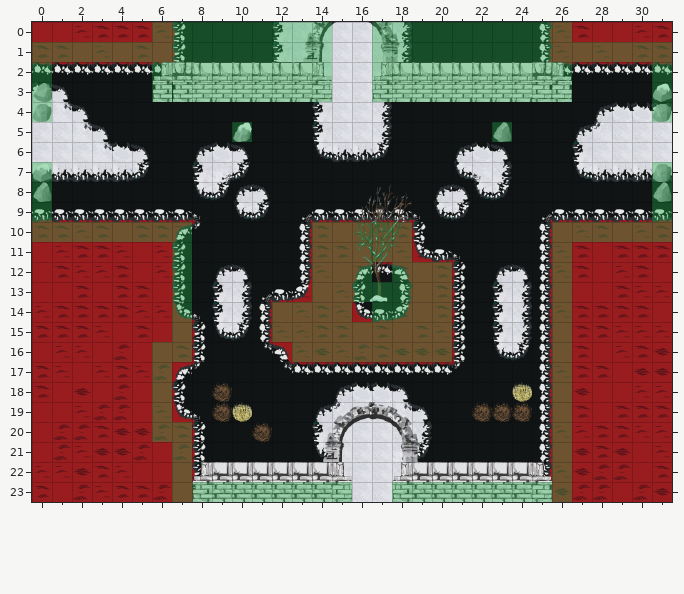
Two states of a Tiled map, levels_tmx/tmx/new_1.tmx. The picture above is the old version.
Cells are 32x32 px. Shown: x 0..31, y 0..23.
Now the later version:
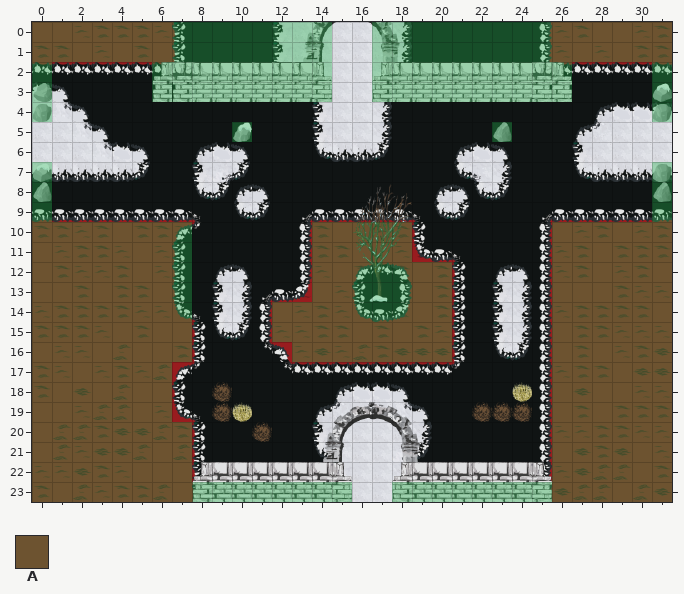
Key: from "coll": A 0.
_ is an empty cell.
See-through tiles are keyed as they look on the map.
What changed:
Layer "Collision":
y 0: x 0..5 ______ -> AAAAAA; x 27..31 _____ -> AAAAA
y 11: x 0..6 _______ -> AAAAAAA; x 27..31 _____ -> AAAAA
y 12: x 0..6 _______ -> AAAAAAA; x 17 _ -> A; x 27..31 _____ -> AAAAA
y 13: x 0..6 _______ -> AAAAAAA; x 27..31 _____ -> AAAAA
y 14: x 0..6 _______ -> AAAAAAA; x 16 _ -> A; x 27..31 _____ -> AAAAA
y 15: x 0..6 _______ -> AAAAAAA; x 27..31 _____ -> AAAAA
y 16..20: x 0..5 ______ -> AAAAAA; x 27..31 _____ -> AAAAA
y 21..23: x 0..6 _______ -> AAAAAAA; x 27..31 _____ -> AAAAA
Boxes around the changes in both pictures, in picture pixels (x1, y1, x2, y2):
added: (32, 22, 152, 42)
added: (572, 22, 672, 42)
added: (32, 242, 172, 502)
added: (572, 242, 672, 502)
added: (372, 262, 392, 282)
added: (352, 302, 372, 322)
